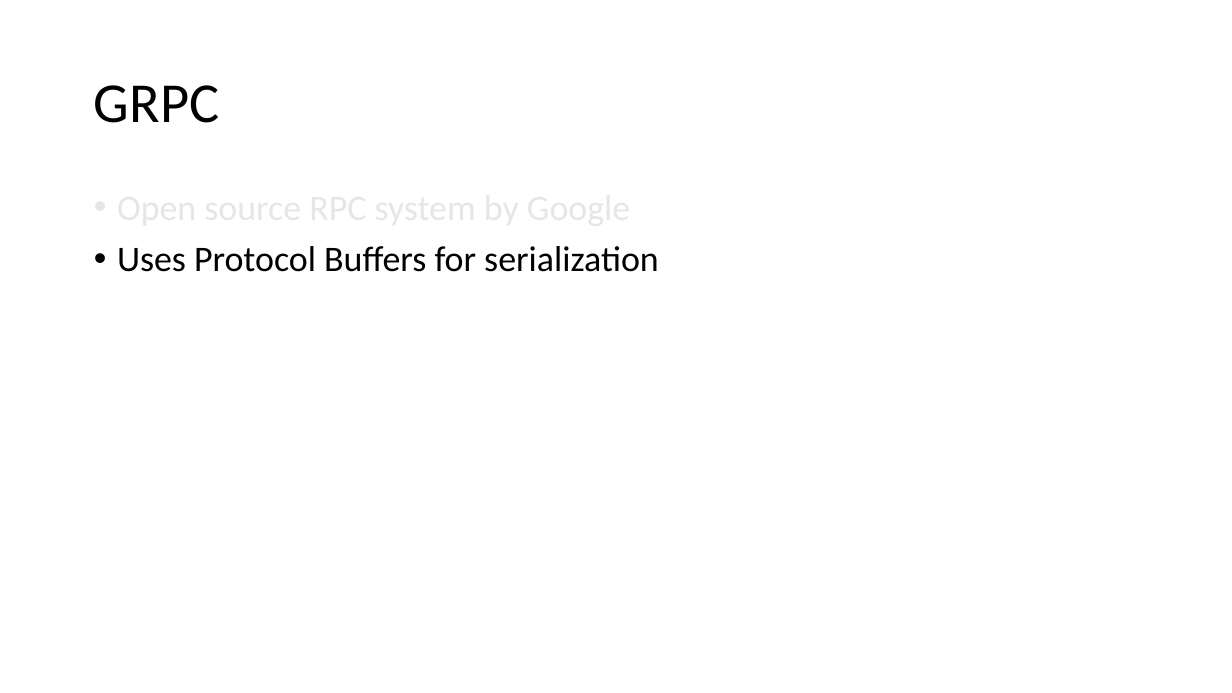
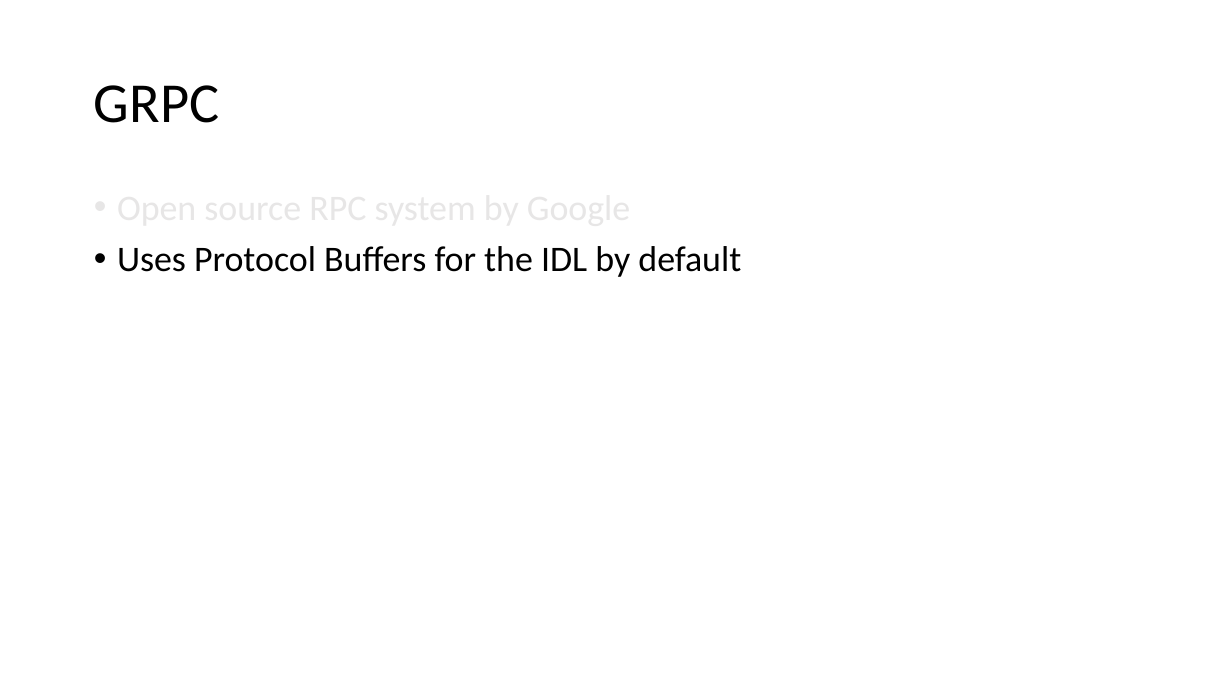
Before and after one commit to dsafa/grpc-demo, a slide deck: slide 3 of Presentation1.pptx. Drawn at 1232x693 pixels with LibreOffice and Linux fonts; fonts in the diff are those of the drawing. Boxes give left, top, right and bottom in pixels: in the first picture for what was removed or moved away, otherwise in the second. Text is boxed around its words. In the diff, an @@ line names an element or a change of style, - is before the commit and + after.

```diff
--- a/Presentation1.pptx
+++ b/Presentation1.pptx
@@ text at bbox=[117, 246, 741, 277]: text changed @@
-• Uses Protocol Buffers for serialization
+• Uses Protocol Buffers for the IDL by default
```
Also in this commit, not shown: 1 other slide changed, 3 slides added.
